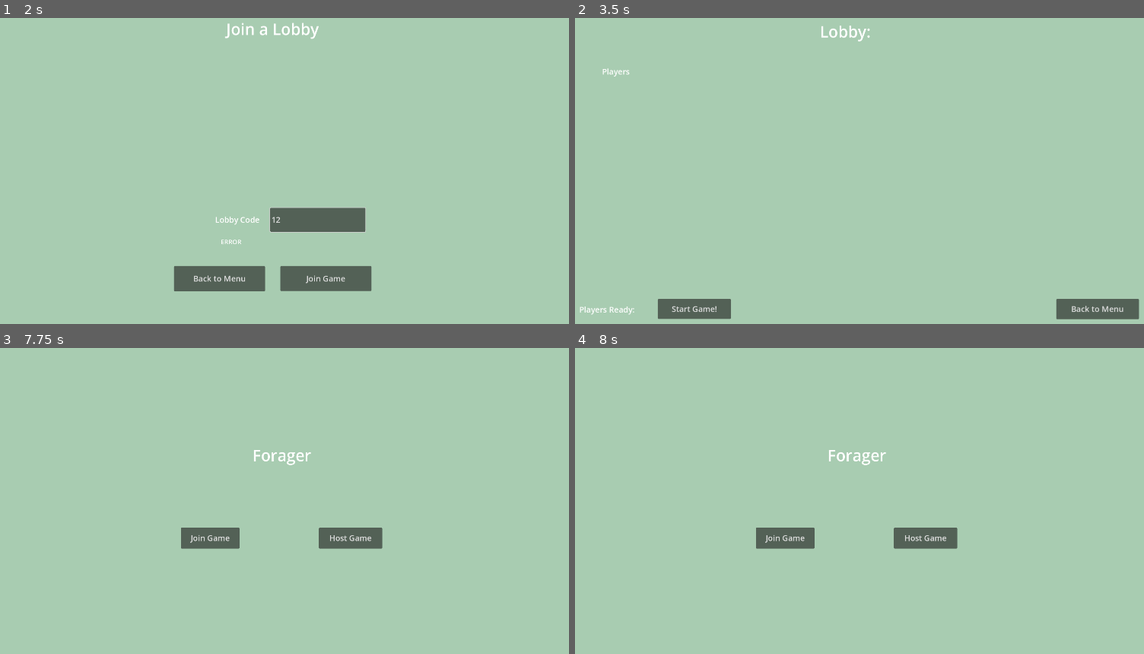
Above: before the commit, frames 1-4 (two rows, left to right).
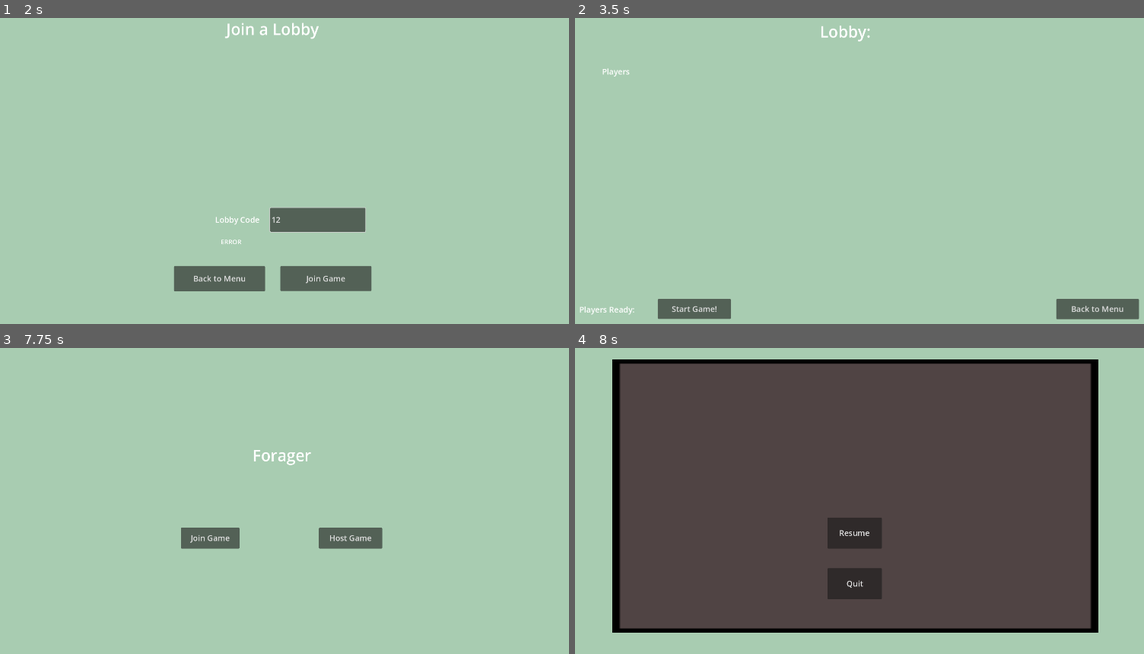
Above: after the commit, the same moments.

Repository: Collyz/Foragers
Game: Godot game, scene res://menu.tscn
Same seed, same stepped clock (60 frames per second), same inputs: the game is played once before the commit and once after it.
Inputs (mouse positions are in pixels of both pictures, inside the frame that each line leads up to):
- Up to frame 1 (2 s): click "Join Game" at 0.5 s; click (318, 219) at 1.27 s; type "12" at 1.35 s
- Up to frame 2 (3.5 s): click "Back to Menu" at 2 s; click "Host Game" at 2.75 s
- Up to frame 3 (7.75 s): click "Back to Menu" at 3.5 s; tap Enter at 4.25, 5.75, 7.25 s; move the mouse to (415, 479) at 4.27 s; press the mouse at (415, 479) at 4.28 s; release the mouse at (415, 479) at 5 s; tap Space at 5, 6.5 s; drag from (159, 513) to (250, 565) at 5.02 s; move the mouse to (341, 421) at 5.77 s; tap Mouse wheel up (mouse_wheel_up) at 5.85 s; click (341, 421) at 5.92 s; drag from (250, 565) to (96, 445) at 6.52 s; move the mouse to (460, 546) at 7.27 s; tap Mouse wheel down (mouse_wheel_down) at 7.35 s; click (460, 546) at 7.42 s
- Up to frame 4 (8 s): tap Escape (settings_hotkey, bound only after the commit) at 7.9 s

Frames 1-3 are identical in both runs. In frame 4, 76% of the frame differs, in the area x 6-92%, y 3-94%.

Commit message:
Complete UI for quiting the game only from main menu

Diff:
--- a/foragers/game_scene.gd
+++ b/foragers/game_scene.gd
@@ -1,6 +1,8 @@
 extends Node2D
 
+@onready var settings_menu = preload("res://settings_menu.tscn").instantiate()
 @onready var camera = $Camera2D
+
 
 var dragging := false
 var last_mouse_position := Vector2.ZERO
--- a/foragers/hosting_lobby.gd
+++ b/foragers/hosting_lobby.gd
@@ -1,5 +1,6 @@
 extends Control
 
+@onready var settings_menu = preload("res://settings_menu.tscn").instantiate()
 @onready var back_button = $BackButton
 
 func _ready():
--- a/foragers/join_lobby.gd
+++ b/foragers/join_lobby.gd
@@ -1,5 +1,6 @@
 extends Control
 
+@onready var settings_menu = preload("res://settings_menu.tscn").instantiate()
 @onready var back_button = $BackButton
 
 func _ready():
--- a/foragers/menu.gd
+++ b/foragers/menu.gd
@@ -1,9 +1,25 @@
 extends Control
+
+@onready var settings_menu = preload("res://settings_menu.tscn").instantiate()
 
 @onready var host_button = $VBoxContainer/HBoxContainer/HostGameButton
 @onready var join_button = $VBoxContainer/HBoxContainer/JoinGameButton
 
+
+
 func _ready():
+	pass
+
+func _input(event):
+	if Input.is_action_just_pressed("settings_hotkey"):
+		var hasControlNode = get_node_or_null("SettingsControl")
+		if hasControlNode == null:
+			add_child(settings_menu)
+		else:
+			if settings_menu.get_node_or_null(	"QuitConfirmationControl"):
+				settings_menu.remove_quit_confirmation()
+			else:
+				remove_child(settings_menu)
 	pass
 
 func _on_join_game_button_pressed():
--- a/foragers/project.godot
+++ b/foragers/project.godot
@@ -38,6 +38,11 @@
 "events": [Object(InputEventMouseButton,"resource_local_to_scene":false,"resource_name":"","device":-1,"window_id":0,"a …(253 unchanged characters)…
 ]
 }
+settings_hotkey={
+"deadzone": 0.2,
+"events": [Object(InputEventKey,"resource_local_to_scene":false,"resource_name":"","device":0,"window_id":0,"alt_pressed":false,"shift_pressed":false,"ctrl_pressed":false,"meta_pressed":false,"pressed":false,"keycode":0,"physical_keycode":4194305,"key_label":0,"unicode":0,"location":0,"echo":false,"script":null)
+]
+}
 
 [rendering]
 
--- /dev/null
+++ b/foragers/quit_conf.gd
@@ -0,0 +1,9 @@
+extends Control
+
+
+func _on_no_button_pressed():
+	get_parent().remove_quit_confirmation()
+
+
+func _on_yes_button_pressed():
+	get_parent().quit_game_confirmed()
--- /dev/null
+++ b/foragers/quit_confirmation_control.tscn
@@ -0,0 +1,77 @@
+[gd_scene load_steps=3 format=3 uid="uid://ccf6afgdwmvyy"]
+
+[ext_resource type="Texture2D" uid="uid://dv7wg2qtohm66" path="res://setting_bg.png" id="1_8jmvo"]
+[ext_resource type="Script" uid="uid://c7jqd3m7lk4uf" path="res://quit_conf.gd" id="1_q2tkd"]
+
+[node name="QuitConfirmationControl" type="Control"]
+layout_mode = 3
+anchors_preset = 15
+anchor_right = 1.0
+anchor_bottom = 1.0
+grow_horizontal = 2
+grow_vertical = 2
+script = ExtResource("1_q2tkd")
+
+[node name="Background" type="TextureRect" parent="."]
+layout_mode = 1
+anchors_preset = 8
+anchor_left = 0.5
+anchor_top = 0.5
+anchor_right = 0.5
+anchor_bottom = 0.5
+offset_left = -576.0
+offset_top = -216.0
+offset_right = 576.0
+offset_bottom = 216.0
+grow_horizontal = 2
+grow_vertical = 2
+texture = ExtResource("1_8jmvo")
+
+[node name="NoButton" type="Button" parent="."]
+layout_mode = 1
+anchors_preset = 8
+anchor_left = 0.5
+anchor_top = 0.5
+anchor_right = 0.5
+anchor_bottom = 0.5
+offset_left = 96.0
+offset_top = 36.0
+offset_right = 256.0
+offset_bottom = 103.0
+grow_horizontal = 2
+grow_vertical = 2
+theme_override_font_sizes/font_size = 25
+text = "No"
+
+[node name="YesButton" type="Button" parent="."]
+layout_mode = 1
+anchors_preset = 8
+anchor_left = 0.5
+anchor_top = 0.5
+anchor_right = 0.5
+anchor_bottom = 0.5
+offset_left = -296.0
+offset_top = 36.0
+offset_right = -136.0
+offset_bottom = 103.0
+grow_horizontal = 2
+grow_vertical = 2
+theme_override_font_sizes/font_size = 25
+text = "Yes"
+
+[node name="Label" type="Label" parent="."]
+layout_mode = 1
+anchors_preset = 8
+anchor_left = 0.5
+anchor_top = 0.5
+anchor_right = 0.5
+anchor_bottom = 0.5
+offset_left = -256.0
+offset_top = -108.0
+offset_right = 259.0
+offset_bottom = -59.0
+theme_override_font_sizes/font_size = 35
+text = "Are you sure you want to quit?"
+
+[connection signal="pressed" from="NoButton" to="." method="_on_no_button_pressed"]
+[connection signal="pressed" from="YesButton" to="." method="_on_yes_button_pressed"]
--- /dev/null
+++ b/foragers/settings.gd
@@ -0,0 +1,19 @@
+extends Control
+
+@onready var quit_button = $QuitButton
+@onready var resume_button = $ResumeButton
+
+@onready var quit_confirmation = preload("res://quit_confirmation_control.tscn").instantiate()
+
+func _on_resume_button_pressed():
+	get_parent().remove_child(self)
+
+func _on_quit_button_pressed():
+	add_child(quit_confirmation)
+
+
+func remove_quit_confirmation():
+	remove_child(quit_confirmation)
+
+func quit_game_confirmed():
+	get_tree().quit()
--- a/foragers/settings_menu.tscn
+++ b/foragers/settings_menu.tscn
@@ -1,8 +1,9 @@
-[gd_scene load_steps=2 format=3 uid="uid://dg857gstb1nq7"]
+[gd_scene load_steps=3 format=3 uid="uid://dg857gstb1nq7"]
 
-[ext_resource type="Texture2D" uid="uid://g4aju6pdd8rn" path="res://solid_sage.png" id="1_ufg0w"]
+[ext_resource type="Script" uid="uid://bk4o8i6h4iqmn" path="res://settings.gd" id="1_0cmel"]
+[ext_resource type="Texture2D" uid="uid://dv7wg2qtohm66" path="res://setting_bg.png" id="1_ufg0w"]
 
-[node name="Control" type="Control"]
+[node name="SettingsControl" type="Control"]
 layout_mode = 3
 anchors_preset = 8
 anchor_left = 0.5
@@ -11,6 +12,7 @@
 anchor_bottom = 0.5
 grow_horizontal = 2
 grow_vertical = 2
+script = ExtResource("1_0cmel")
 
 [node name="Background" type="TextureRect" parent="."]
 layout_mode = 1
@@ -26,3 +28,24 @@
 grow_horizontal = 2
 grow_vertical = 2
 texture = ExtResource("1_ufg0w")
+
+[node name="QuitButton" type="Button" parent="."]
+layout_mode = 0
+offset_left = -88.0
+offset_top = 228.0
+offset_right = 84.0
+offset_bottom = 326.0
+theme_override_font_sizes/font_size = 25
+text = "Quit"
+
+[node name="ResumeButton" type="Button" parent="."]
+offset_left = -88.0
+offset_top = 68.0
+offset_right = 84.0
+offset_bottom = 166.0
+theme_override_font_sizes/font_size = 25
+text = "Resume
+"
+
+[connection signal="pressed" from="QuitButton" to="." method="_on_quit_button_pressed"]
+[connection signal="pressed" from="ResumeButton" to="." method="_on_resume_button_pressed"]
Not shown, added: foragers/quit_conf.gd.uid
Binary file added: foragers/setting_bg.png
Not shown, added: foragers/setting_bg.png.import
Not shown, added: foragers/settings.gd.uid
